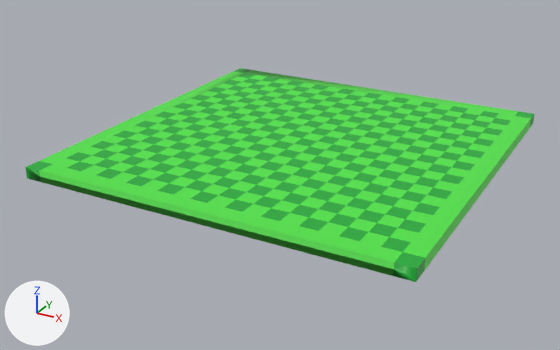
The FBX model Assets/Models/board.fbx, before and after one commit.
The view is the same before and after, from a 50 mm lens placed at (38.9, -76.0, 32.2), pointed at (-1.6, -2.6, -4.5). The axes (+X, +Y, +Z) are drawn at lower left. The lights are the same throughout. Where no turn or scale is listed for an object, it has been applied to the vertices. Vertices at the same position are counted once.
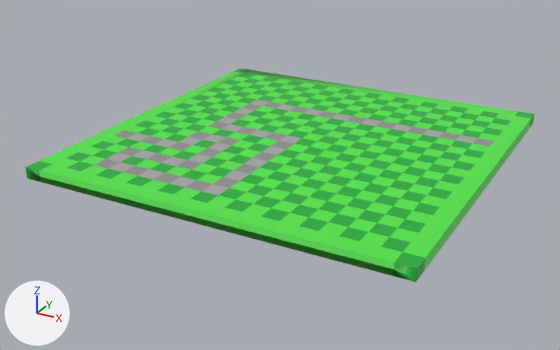
Where the change shows, as pixel boxes [x1, y1, x2, y2] in the pictures (560 x 350 px):
part 1 of me_cube_006, recoloured (green to grey): [106, 100, 302, 195] in both
part 2 of me_cube_006, recoloured (green to grey): [277, 104, 477, 143] in both
part 3 of me_cube_006, recoloured (green to grey): [95, 102, 396, 176] in both
part 4 of me_cube_006, recoloured (green to grey): [153, 127, 293, 191] in both
part 5 of me_cube_006, recoloured (green to grey): [407, 127, 494, 146] in both

The change, as a diff of the scene's bpy script:
```diff
--- a/Assets/Models/board.fbx.py
+++ b/Assets/Models/board.fbx.py
@@ mat_material_013 @@
+mat_material_013 = principled_material('Material.013')
+mat_material_013.base_color = (0.383, 0.383, 0.383)  # grey #a6a6a6
@@ mat_material_012 @@
+mat_material_012 = principled_material('Material.012')
+mat_material_012.base_color = (0.27, 0.27, 0.27)  # grey #8e8e8e
@@ me_cube_006 @@
 me_cube_006.from_pydata(...)  # 469 vertices, 433 faces; spans x -22.0..22.0, y -22.0..22.0, z -0.7..0.7
 # used by ob_cube_004; location = (0.0, 0.0, -1.09)
+# me_cube_006 part 1: 22 of the faces centred in x -17.0..-1.0, y -17.0..9.0, z 0.7 switch from mat_material_007 (green #51e746) to mat_material_013 (grey #a6a6a6)
+# me_cube_006 part 2: 7 of the faces centred in x -7.0..17.0, y 9.0, z 0.7 switch from mat_material_007 (green #51e746) to mat_material_013 (grey #a6a6a6)
+# me_cube_006 part 3: 16 of the faces centred in x -19.0..7.0, y -17.0..9.0, z 0.7 switch from mat_material_008 (green #1aaf37) to mat_material_012 (grey #8e8e8e)
+# me_cube_006 part 4: 11 of the faces centred in x -7.0..-1.0, y -17.0..-1.0, z 0.7 switch from mat_material_008 (green #1aaf37) to mat_material_012 (grey #8e8e8e)
+# me_cube_006 part 5: 3 of the faces centred in x 11.0..19.0, y 9.0, z 0.7 switch from mat_material_008 (green #1aaf37) to mat_material_012 (grey #8e8e8e)
```
